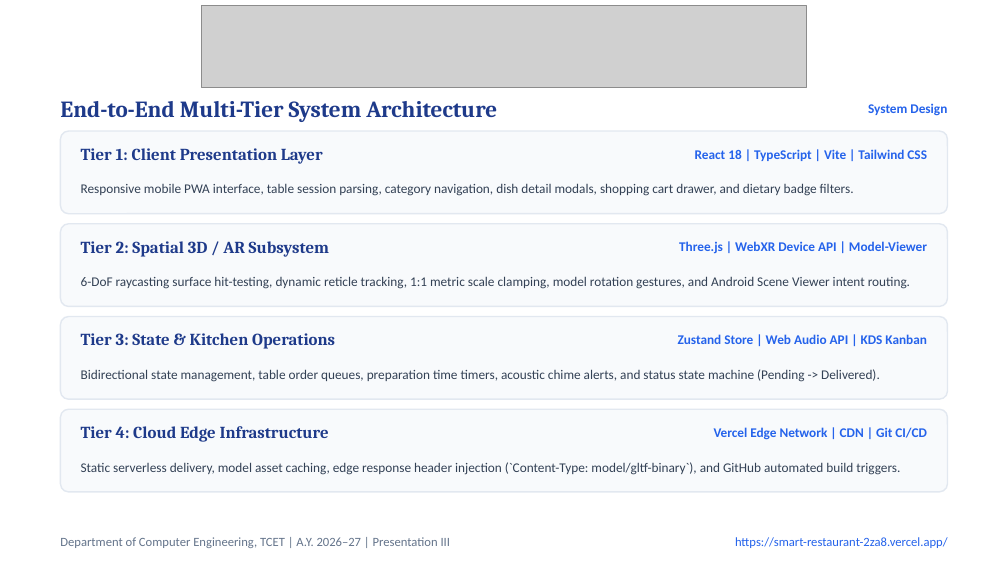
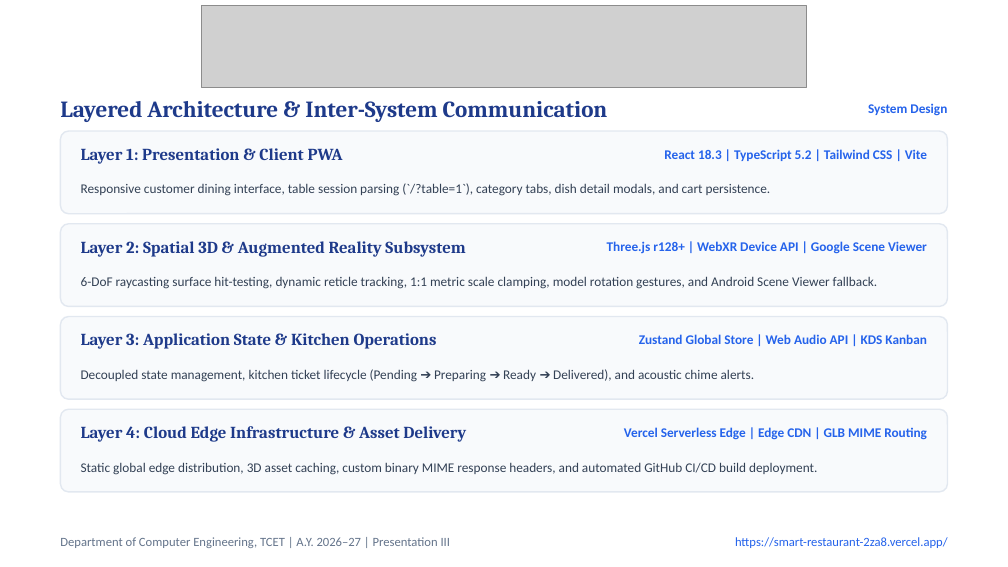
Before and after one commit to MANAV0060/Smart-Restaurant, a slide deck: slide 8 of Smart_Restaurant_Presentation_III.pptx. Drawn at 1008x567 pixels with LibreOffice and Linux fonts; fonts in the diff are those of the drawing; grey boxes stand for pictures. Boxes give left, top, right and bottom in pixels: in the first picture for what was removed or moved away, otherwise in the second. Text is boxed around its words. In the diff, an @@ line names an element or a change of style, - is before the commit and + after.

```diff
--- a/Smart_Restaurant_Presentation_III.pptx
+++ b/Smart_Restaurant_Presentation_III.pptx
@@ text at [60, 101, 608, 122]: text changed @@
-End-to-End Multi-Tier System Architecture
+Layered Architecture & Inter-System Communication
@@ text at [81, 148, 343, 164]: text changed @@
-Tier 1: Client Presentation Layer
+Layer 1: Presentation & Client PWA
@@ text at [664, 149, 927, 161]: text changed @@
-React 18 | TypeScript | Vite | Tailwind CSS
+React 18.3 | TypeScript 5.2 | Tailwind CSS | Vite
@@ text at [81, 183, 771, 196]: text changed @@
-Responsive mobile PWA interface, table session parsing, category navigation, dish detail modals, shopping cart drawer, and dietary badge filters.
+Responsive customer dining interface, table session parsing (`/?table=1`), category tabs, dish detail modals, and cart persistence.
@@ text at [81, 241, 465, 257]: text changed @@
-Tier 2: Spatial 3D / AR Subsystem
+Layer 2: Spatial 3D & Augmented Reality Subsystem
@@ text at [607, 241, 927, 254]: text changed @@
-Three.js | WebXR Device API | Model-Viewer
+Three.js r128+ | WebXR Device API | Google Scene Viewer
@@ text at [81, 276, 878, 289]: text changed @@
-6-DoF raycasting surface hit-testing, dynamic reticle tracking, 1:1 metric scale clamping, model rotation gestures, and Android Scene Viewer intent routing.
+6-DoF raycasting surface hit-testing, dynamic reticle tracking, 1:1 metric scale clamping, model rotation gestures, and Android Scene Viewer fallback.
@@ text at [81, 333, 437, 349]: text changed @@
-Tier 3: State & Kitchen Operations
+Layer 3: Application State & Kitchen Operations
@@ text at [639, 334, 927, 344]: text changed @@
-Zustand Store | Web Audio API | KDS Kanban
+Zustand Global Store | Web Audio API | KDS Kanban
@@ text at [81, 369, 755, 382]: text changed @@
-Bidirectional state management, table order queues, preparation time timers, acoustic chime alerts, and status state machine (Pending -> Delivered).
+Decoupled state management, kitchen ticket lifecycle (Pending ➔ Preparing ➔ Ready ➔ Delivered), and acoustic chime alerts.
@@ text at [81, 426, 466, 442]: text changed @@
-Tier 4: Cloud Edge Infrastructure
+Layer 4: Cloud Edge Infrastructure & Asset Delivery
@@ text at [624, 427, 927, 440]: text changed @@
-Vercel Edge Network | CDN | Git CI/CD
+Vercel Serverless Edge | Edge CDN | GLB MIME Routing
@@ text at [81, 462, 817, 475]: text changed @@
-Static serverless delivery, model asset caching, edge response header injection (`Content-Type: model/gltf-binary`), and GitHub automated build triggers.
+Static global edge distribution, 3D asset caching, custom binary MIME response headers, and automated GitHub CI/CD build deployment.
```
Also in this commit, not shown: 4 other slides changed, 2 slides added, 2 slides removed, 1 other file.
